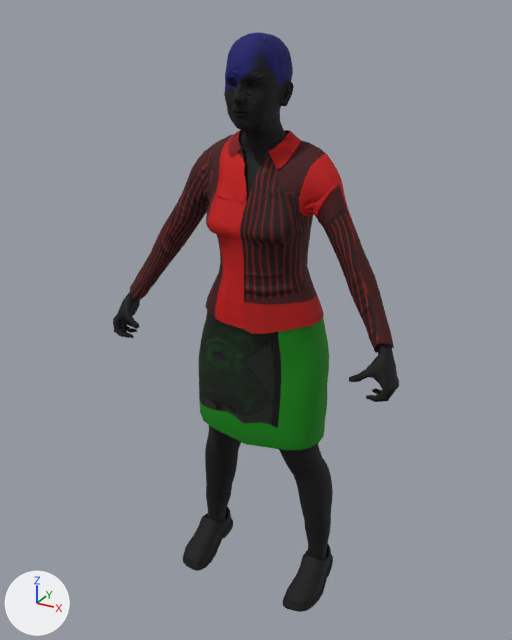
What one commit did to the glTF model assets/models/crowd_c.glb.
Rendered twice from a camera (50 mm lens) standing at (0.83, -1.594, 1.595) and looking at (-0.023, -0.044, 0.82). Every picture has the same lights, and +X, +Y and +Z are marked at lower left. The first picture is the older version. Where no turn or scale is listed for an object, it has been applied to the vertices. Vertices at exactly the same position are counted once.

The first picture shows 'Body'.
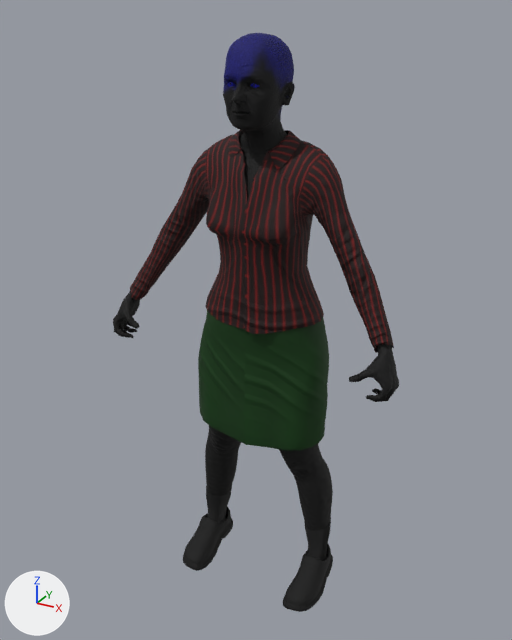
What differs and where, as boxes (x1, y1, x2, y2) in the pictures (512 x 640 px; the box of a moved part takes in the faces that stretch with it):
'Body', reshaped: before (113, 32, 399, 612); after (113, 33, 399, 612)
part 1 of me_body, moved or reshaped: before (224, 37, 294, 156); after (223, 37, 295, 146)
part 2 of me_body, surface changed: (130, 33, 394, 453) in both
part 3 of me_body, recoloured: (130, 63, 394, 450) in both

Diff of the bpy script that builds the scene:
```diff
--- a/assets/models/crowd_c.glb.py
+++ b/assets/models/crowd_c.glb.py
@@ me_body @@
 # used by ob_body; location = (0.0, 0.0, 0.0)
-me_body.from_pydata(...)  # 6202 vertices, 11839 faces; spans x -0.42..0.42, y -0.2..0.09, z 0.0..1.55
+me_body.from_pydata(...)  # 6202 vertices, 11839 faces; spans x -0.42..0.42, y -0.2..0.09, z 0.0..1.54
+# me_body part 1: 210 vertices moved within x -0.08..0.08, y -0.18..-0.02, z 1.3..1.47; 374 vertices removed from x -0.08..0.07, y -0.18..0.02, z 1.28..1.53; 374 vertices added at x -0.08..0.08, y -0.19..0.02, z 1.3..1.53
+# me_body part 2: 8933 kept faces spanning x -0.42..0.42, y -0.2..0.09, z 0.0..1.54 get new texture (UV) coordinates
+# me_body part 3: 4240 kept faces spanning x -0.39..0.39, y -0.16..0.09, z 0.49..1.54 get new vertex colours; the middle colour goes from red #ff0000 to red #da0000
+# other edits to the shape of me_body do not show in these pictures
 me_body.materials.append(mat_crowd_c_body)
```
